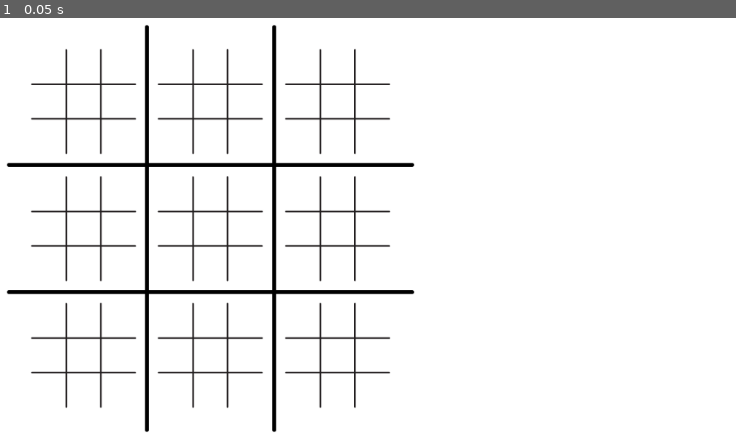
Above: before the commit, frame 1.
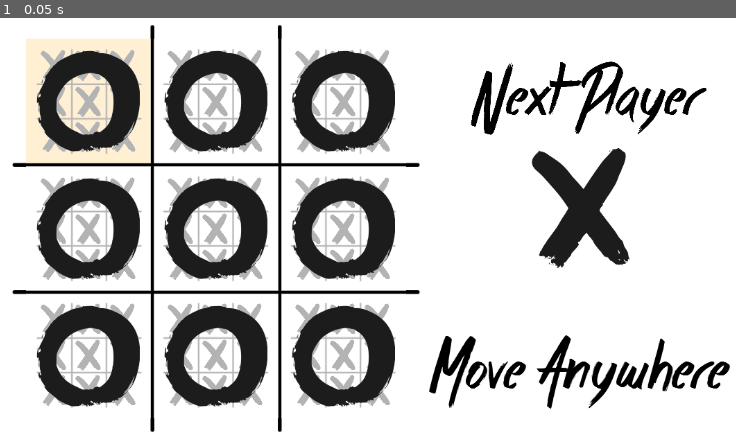
Above: after the commit, the same moment.

Repository: MadAvidCoder/Ultimate-Tic-Tac-Toe
Game: Godot game, scene res://main.tscn
The game is run twice, just before and just after one commit, with the same random seed, the same clock (stepped at 60 frames per second) and the same inputs. Before the commit the project starts from res://node_2d.tscn.
Inputs:
- Up to frame 1 (0.05 s): no input

The runs differ from the first frame. In frame 1, 33% of the frame differs, in the area x 0-100%, y 1-99%.

Commit message:
Finish Design
Finished adding all assets and designing the base for the UI.

Diff:
--- /dev/null
+++ b/main.tscn
@@ -0,0 +1,567 @@
+[gd_scene load_steps=6 format=3 uid="uid://deljyhcm5765t"]
+
+[ext_resource type="Texture2D" uid="uid://dvf4it0tgaalc" path="res://Grid.png" id="1_8bol6"]
+[ext_resource type="Texture2D" uid="uid://d3hk4ekvjbgjo" path="res://Move Anywhere.png" id="1_biwna"]
+[ext_resource type="Texture2D" uid="uid://n383v545glke" path="res://Next Player.png" id="2_gqmyl"]
+[ext_resource type="PackedScene" uid="uid://bymq1pe2orjuo" path="res://mark.tscn" id="3_sqpk3"]
+
+[sub_resource type="GDScript" id="GDScript_0eekp"]
+script/source = "extends Node2D
+
+# Called when the node enters the scene tree for the first time.
+func _ready() -> void:
+	pass # Replace with function body.
+
+
+# Called every frame. 'delta' is the elapsed time since the previous frame.
+func _process(delta: float) -> void:
+	# Autosize
+	pass
+"
+
+[node name="Node2D" type="Node2D"]
+
+[node name="Game" type="Node2D" parent="."]
+script = SubResource("GDScript_0eekp")
+
+[node name="MoveAnywhere" type="Sprite2D" parent="Game"]
+position = Vector2(899, 531)
+scale = Vector2(0.5, 0.5)
+texture = ExtResource("1_biwna")
+
+[node name="NextText" type="Sprite2D" parent="Game"]
+position = Vector2(913, 136)
+scale = Vector2(0.5, 0.5)
+texture = ExtResource("2_gqmyl")
+
+[node name="NextMark" parent="Game" instance=ExtResource("3_sqpk3")]
+position = Vector2(906, 295)
+scale = Vector2(0.5, 0.5)
+speed_scale = 0.0
+
+[node name="Indicator" type="Polygon2D" parent="Game"]
+position = Vector2(101, 50)
+color = Color(1, 0.647059, 0, 0.501961)
+polygon = PackedVector2Array(0, 0, 180, 0, 180, 180, 0, 180)
+
+[node name="Grid" type="Sprite2D" parent="Game"]
+position = Vector2(375, 324)
+scale = Vector2(0.9, 0.9)
+texture = ExtResource("1_8bol6")
+
+[node name="Marks" type="Node2D" parent="Game"]
+
+[node name="A1-A1" parent="Game/Marks" instance=ExtResource("3_sqpk3")]
+position = Vector2(142, 89)
+scale = Vector2(0.13, 0.13)
+speed_scale = 0.0
+
+[node name="A1-A2" parent="Game/Marks" instance=ExtResource("3_sqpk3")]
+position = Vector2(142, 141)
+scale = Vector2(0.13, 0.13)
+speed_scale = 0.0
+
+[node name="A1-A3" parent="Game/Marks" instance=ExtResource("3_sqpk3")]
+position = Vector2(142, 192)
+scale = Vector2(0.13, 0.13)
+speed_scale = 0.0
+
+[node name="A1-B1" parent="Game/Marks" instance=ExtResource("3_sqpk3")]
+position = Vector2(192, 89)
+scale = Vector2(0.13, 0.13)
+speed_scale = 0.0
+
+[node name="A1-B2" parent="Game/Marks" instance=ExtResource("3_sqpk3")]
+position = Vector2(192, 141)
+scale = Vector2(0.13, 0.13)
+speed_scale = 0.0
+
+[node name="A1-B3" parent="Game/Marks" instance=ExtResource("3_sqpk3")]
+position = Vector2(192, 192)
+scale = Vector2(0.13, 0.13)
+speed_scale = 0.0
+
+[node name="A1-C1" parent="Game/Marks" instance=ExtResource("3_sqpk3")]
+position = Vector2(242, 89)
+scale = Vector2(0.13, 0.13)
+speed_scale = 0.0
+
+[node name="A1-C2" parent="Game/Marks" instance=ExtResource("3_sqpk3")]
+position = Vector2(242, 141)
+scale = Vector2(0.13, 0.13)
+speed_scale = 0.0
+
+[node name="A1-C3" parent="Game/Marks" instance=ExtResource("3_sqpk3")]
+position = Vector2(242, 192)
+scale = Vector2(0.13, 0.13)
+speed_scale = 0.0
+
+[node name="B1-A1" parent="Game/Marks" instance=ExtResource("3_sqpk3")]
+position = Vector2(325, 89)
+scale = Vector2(0.13, 0.13)
+speed_scale = 0.0
+
+[node name="B1-A2" parent="Game/Marks" instance=ExtResource("3_sqpk3")]
+position = Vector2(325, 141)
+scale = Vector2(0.13, 0.13)
+speed_scale = 0.0
+
+[node name="B1-A3" parent="Game/Marks" instance=ExtResource("3_sqpk3")]
+position = Vector2(325, 192)
+scale = Vector2(0.13, 0.13)
+speed_scale = 0.0
+
+[node name="B1-B1" parent="Game/Marks" instance=ExtResource("3_sqpk3")]
+position = Vector2(375, 89)
+scale = Vector2(0.13, 0.13)
+speed_scale = 0.0
+
+[node name="B1-B2" parent="Game/Marks" instance=ExtResource("3_sqpk3")]
+position = Vector2(375, 141)
+scale = Vector2(0.13, 0.13)
+speed_scale = 0.0
+
+[node name="B1-B3" parent="Game/Marks" instance=ExtResource("3_sqpk3")]
+position = Vector2(375, 192)
+scale = Vector2(0.13, 0.13)
+speed_scale = 0.0
+
+[node name="B1-C1" parent="Game/Marks" instance=ExtResource("3_sqpk3")]
+position = Vector2(425, 89)
+scale = Vector2(0.13, 0.13)
+speed_scale = 0.0
+
+[node name="B1-C2" parent="Game/Marks" instance=ExtResource("3_sqpk3")]
+position = Vector2(425, 141)
+scale = Vector2(0.13, 0.13)
+speed_scale = 0.0
+
+[node name="B1-C3" parent="Game/Marks" instance=ExtResource("3_sqpk3")]
+position = Vector2(425, 192)
+scale = Vector2(0.13, 0.13)
+speed_scale = 0.0
+
+[node name="C1-A1" parent="Game/Marks" instance=ExtResource("3_sqpk3")]
+position = Vector2(509, 89)
+scale = Vector2(0.13, 0.13)
+speed_scale = 0.0
+
+[node name="C1-A2" parent="Game/Marks" instance=ExtResource("3_sqpk3")]
+position = Vector2(509, 141)
+scale = Vector2(0.13, 0.13)
+speed_scale = 0.0
+
+[node name="C1-A3" parent="Game/Marks" instance=ExtResource("3_sqpk3")]
+position = Vector2(509, 192)
+scale = Vector2(0.13, 0.13)
+speed_scale = 0.0
+
+[node name="C1-B1" parent="Game/Marks" instance=ExtResource("3_sqpk3")]
+position = Vector2(559, 89)
+scale = Vector2(0.13, 0.13)
+speed_scale = 0.0
+
+[node name="C1-B2" parent="Game/Marks" instance=ExtResource("3_sqpk3")]
+position = Vector2(559, 141)
+scale = Vector2(0.13, 0.13)
+speed_scale = 0.0
+
+[node name="C1-B3" parent="Game/Marks" instance=ExtResource("3_sqpk3")]
+position = Vector2(559, 192)
+scale = Vector2(0.13, 0.13)
+speed_scale = 0.0
+
+[node name="C1-C1" parent="Game/Marks" instance=ExtResource("3_sqpk3")]
+position = Vector2(609, 89)
+scale = Vector2(0.13, 0.13)
+speed_scale = 0.0
+
+[node name="C1-C2" parent="Game/Marks" instance=ExtResource("3_sqpk3")]
+position = Vector2(609, 141)
+scale = Vector2(0.13, 0.13)
+speed_scale = 0.0
+
+[node name="C1-C3" parent="Game/Marks" instance=ExtResource("3_sqpk3")]
+position = Vector2(609, 192)
+scale = Vector2(0.13, 0.13)
+speed_scale = 0.0
+
+[node name="A2-A1" parent="Game/Marks" instance=ExtResource("3_sqpk3")]
+position = Vector2(142, 273)
+scale = Vector2(0.13, 0.13)
+speed_scale = 0.0
+
+[node name="A2-A2" parent="Game/Marks" instance=ExtResource("3_sqpk3")]
+position = Vector2(142, 325)
+scale = Vector2(0.13, 0.13)
+speed_scale = 0.0
+
+[node name="A2-A3" parent="Game/Marks" instance=ExtResource("3_sqpk3")]
+position = Vector2(142, 376)
+scale = Vector2(0.13, 0.13)
+speed_scale = 0.0
+
+[node name="A2-B1" parent="Game/Marks" instance=ExtResource("3_sqpk3")]
+position = Vector2(192, 273)
+scale = Vector2(0.13, 0.13)
+speed_scale = 0.0
+
+[node name="A2-B2" parent="Game/Marks" instance=ExtResource("3_sqpk3")]
+position = Vector2(192, 325)
+scale = Vector2(0.13, 0.13)
+speed_scale = 0.0
+
+[node name="A2-B3" parent="Game/Marks" instance=ExtResource("3_sqpk3")]
+position = Vector2(192, 376)
+scale = Vector2(0.13, 0.13)
+speed_scale = 0.0
+
+[node name="A2-C1" parent="Game/Marks" instance=ExtResource("3_sqpk3")]
+position = Vector2(242, 273)
+scale = Vector2(0.13, 0.13)
+speed_scale = 0.0
+
+[node name="A2-C2" parent="Game/Marks" instance=ExtResource("3_sqpk3")]
+position = Vector2(242, 325)
+scale = Vector2(0.13, 0.13)
+speed_scale = 0.0
+
+[node name="A2-C3" parent="Game/Marks" instance=ExtResource("3_sqpk3")]
+position = Vector2(242, 376)
+scale = Vector2(0.13, 0.13)
+speed_scale = 0.0
+
+[node name="B2-A1" parent="Game/Marks" instance=ExtResource("3_sqpk3")]
+position = Vector2(325, 273)
+scale = Vector2(0.13, 0.13)
+speed_scale = 0.0
+
+[node name="B2-A2" parent="Game/Marks" instance=ExtResource("3_sqpk3")]
+position = Vector2(325, 325)
+scale = Vector2(0.13, 0.13)
+speed_scale = 0.0
+
+[node name="B2-A3" parent="Game/Marks" instance=ExtResource("3_sqpk3")]
+position = Vector2(325, 376)
+scale = Vector2(0.13, 0.13)
+speed_scale = 0.0
+
+[node name="B2-B1" parent="Game/Marks" instance=ExtResource("3_sqpk3")]
+position = Vector2(375, 273)
+scale = Vector2(0.13, 0.13)
+speed_scale = 0.0
+
+[node name="B2-B2" parent="Game/Marks" instance=ExtResource("3_sqpk3")]
+position = Vector2(375, 325)
+scale = Vector2(0.13, 0.13)
+speed_scale = 0.0
+
+[node name="B2-B3" parent="Game/Marks" instance=ExtResource("3_sqpk3")]
+position = Vector2(375, 376)
+scale = Vector2(0.13, 0.13)
+speed_scale = 0.0
+
+[node name="B2-C1" parent="Game/Marks" instance=ExtResource("3_sqpk3")]
+position = Vector2(425, 273)
+scale = Vector2(0.13, 0.13)
+speed_scale = 0.0
+
+[node name="B2-C2" parent="Game/Marks" instance=ExtResource("3_sqpk3")]
+position = Vector2(425, 325)
+scale = Vector2(0.13, 0.13)
+speed_scale = 0.0
+
+[node name="B2-C3" parent="Game/Marks" instance=ExtResource("3_sqpk3")]
+position = Vector2(425, 376)
+scale = Vector2(0.13, 0.13)
+speed_scale = 0.0
+
+[node name="C2-A1" parent="Game/Marks" instance=ExtResource("3_sqpk3")]
+position = Vector2(509, 273)
+scale = Vector2(0.13, 0.13)
+speed_scale = 0.0
+
+[node name="C2-A2" parent="Game/Marks" instance=ExtResource("3_sqpk3")]
+position = Vector2(509, 325)
+scale = Vector2(0.13, 0.13)
+speed_scale = 0.0
+
+[node name="C2-A3" parent="Game/Marks" instance=ExtResource("3_sqpk3")]
+position = Vector2(509, 376)
+scale = Vector2(0.13, 0.13)
+speed_scale = 0.0
+
+[node name="C2-B1" parent="Game/Marks" instance=ExtResource("3_sqpk3")]
+position = Vector2(559, 273)
+scale = Vector2(0.13, 0.13)
+speed_scale = 0.0
+
+[node name="C2-B2" parent="Game/Marks" instance=ExtResource("3_sqpk3")]
+position = Vector2(559, 325)
+scale = Vector2(0.13, 0.13)
+speed_scale = 0.0
+
+[node name="C2-B3" parent="Game/Marks" instance=ExtResource("3_sqpk3")]
+position = Vector2(559, 376)
+scale = Vector2(0.13, 0.13)
+speed_scale = 0.0
+
+[node name="C2-C1" parent="Game/Marks" instance=ExtResource("3_sqpk3")]
+position = Vector2(609, 273)
+scale = Vector2(0.13, 0.13)
+speed_scale = 0.0
+
+[node name="C2-C2" parent="Game/Marks" instance=ExtResource("3_sqpk3")]
+position = Vector2(609, 325)
+scale = Vector2(0.13, 0.13)
+speed_scale = 0.0
+
+[node name="C2-C3" parent="Game/Marks" instance=ExtResource("3_sqpk3")]
+position = Vector2(609, 376)
+scale = Vector2(0.13, 0.13)
+speed_scale = 0.0
+
+[node name="A3-A1" parent="Game/Marks" instance=ExtResource("3_sqpk3")]
+position = Vector2(142, 455)
+scale = Vector2(0.13, 0.13)
+speed_scale = 0.0
+
+[node name="A3-A2" parent="Game/Marks" instance=ExtResource("3_sqpk3")]
+position = Vector2(142, 507)
+scale = Vector2(0.13, 0.13)
+speed_scale = 0.0
+
+[node name="A3-A3" parent="Game/Marks" instance=ExtResource("3_sqpk3")]
+position = Vector2(142, 558)
+scale = Vector2(0.13, 0.13)
+speed_scale = 0.0
+
+[node name="A3-B1" parent="Game/Marks" instance=ExtResource("3_sqpk3")]
+position = Vector2(192, 455)
+scale = Vector2(0.13, 0.13)
+speed_scale = 0.0
+
+[node name="A3-B2" parent="Game/Marks" instance=ExtResource("3_sqpk3")]
+position = Vector2(192, 507)
+scale = Vector2(0.13, 0.13)
+speed_scale = 0.0
+
+[node name="A3-B3" parent="Game/Marks" instance=ExtResource("3_sqpk3")]
+position = Vector2(192, 558)
+scale = Vector2(0.13, 0.13)
+speed_scale = 0.0
+
+[node name="A3-C1" parent="Game/Marks" instance=ExtResource("3_sqpk3")]
+position = Vector2(242, 455)
+scale = Vector2(0.13, 0.13)
+speed_scale = 0.0
+
+[node name="A3-C2" parent="Game/Marks" instance=ExtResource("3_sqpk3")]
+position = Vector2(242, 507)
+scale = Vector2(0.13, 0.13)
+speed_scale = 0.0
+
+[node name="A3-C3" parent="Game/Marks" instance=ExtResource("3_sqpk3")]
+position = Vector2(242, 558)
+scale = Vector2(0.13, 0.13)
+speed_scale = 0.0
+
+[node name="B3-A1" parent="Game/Marks" instance=ExtResource("3_sqpk3")]
+position = Vector2(325, 455)
+scale = Vector2(0.13, 0.13)
+speed_scale = 0.0
+
+[node name="B3-A2" parent="Game/Marks" instance=ExtResource("3_sqpk3")]
+position = Vector2(325, 507)
+scale = Vector2(0.13, 0.13)
+speed_scale = 0.0
+
+[node name="B3-A3" parent="Game/Marks" instance=ExtResource("3_sqpk3")]
+position = Vector2(325, 558)
+scale = Vector2(0.13, 0.13)
+speed_scale = 0.0
+
+[node name="B3-B1" parent="Game/Marks" instance=ExtResource("3_sqpk3")]
+position = Vector2(375, 455)
+scale = Vector2(0.13, 0.13)
+speed_scale = 0.0
+
+[node name="B3-B2" parent="Game/Marks" instance=ExtResource("3_sqpk3")]
+position = Vector2(375, 507)
+scale = Vector2(0.13, 0.13)
+speed_scale = 0.0
+
+[node name="B3-B3" parent="Game/Marks" instance=ExtResource("3_sqpk3")]
+position = Vector2(375, 558)
+scale = Vector2(0.13, 0.13)
+speed_scale = 0.0
+
+[node name="B3-C1" parent="Game/Marks" instance=ExtResource("3_sqpk3")]
+position = Vector2(425, 455)
+scale = Vector2(0.13, 0.13)
+speed_scale = 0.0
+
+[node name="B3-C2" parent="Game/Marks" instance=ExtResource("3_sqpk3")]
+position = Vector2(425, 507)
+scale = Vector2(0.13, 0.13)
+speed_scale = 0.0
+
+[node name="B3-C3" parent="Game/Marks" instance=ExtResource("3_sqpk3")]
+position = Vector2(425, 558)
+scale = Vector2(0.13, 0.13)
+speed_scale = 0.0
+
+[node name="C3-A1" parent="Game/Marks" instance=ExtResource("3_sqpk3")]
+position = Vector2(509, 455)
+scale = Vector2(0.13, 0.13)
+speed_scale = 0.0
+
+[node name="C3-A2" parent="Game/Marks" instance=ExtResource("3_sqpk3")]
+position = Vector2(509, 507)
+scale = Vector2(0.13, 0.13)
+speed_scale = 0.0
+
+[node name="C3-A3" parent="Game/Marks" instance=ExtResource("3_sqpk3")]
+position = Vector2(509, 558)
+scale = Vector2(0.13, 0.13)
+speed_scale = 0.0
+
+[node name="C3-B1" parent="Game/Marks" instance=ExtResource("3_sqpk3")]
+position = Vector2(559, 455)
+scale = Vector2(0.13, 0.13)
+speed_scale = 0.0
+
+[node name="C3-B2" parent="Game/Marks" instance=ExtResource("3_sqpk3")]
+position = Vector2(559, 507)
+scale = Vector2(0.13, 0.13)
+speed_scale = 0.0
+
+[node name="C3-B3" parent="Game/Marks" instance=ExtResource("3_sqpk3")]
+position = Vector2(559, 558)
+scale = Vector2(0.13, 0.13)
+speed_scale = 0.0
+
+[node name="C3-C1" parent="Game/Marks" instance=ExtResource("3_sqpk3")]
+position = Vector2(609, 455)
+scale = Vector2(0.13, 0.13)
+speed_scale = 0.0
+
+[node name="C3-C2" parent="Game/Marks" instance=ExtResource("3_sqpk3")]
+position = Vector2(609, 507)
+scale = Vector2(0.13, 0.13)
+speed_scale = 0.0
+
+[node name="C3-C3" parent="Game/Marks" instance=ExtResource("3_sqpk3")]
+position = Vector2(609, 558)
+scale = Vector2(0.13, 0.13)
+speed_scale = 0.0
+
+[node name="BigMarks" type="Node2D" parent="Game"]
+
+[node name="A1" type="Node2D" parent="Game/BigMarks"]
+position = Vector2(191, 140)
+
+[node name="Fade" type="Polygon2D" parent="Game/BigMarks/A1"]
+position = Vector2(-90, -90)
+color = Color(1, 1, 1, 0.666667)
+polygon = PackedVector2Array(0, 0, 180, 0, 180, 180, 0, 180)
+
+[node name="Sprite" parent="Game/BigMarks/A1" instance=ExtResource("3_sqpk3")]
+scale = Vector2(0.5, 0.5)
+frame = 1
+
+[node name="A2" type="Node2D" parent="Game/BigMarks"]
+position = Vector2(191, 324)
+
+[node name="Fade" type="Polygon2D" parent="Game/BigMarks/A2"]
+position = Vector2(-90, -90)
+color = Color(1, 1, 1, 0.666667)
+polygon = PackedVector2Array(0, 0, 180, 0, 180, 180, 0, 180)
+
+[node name="Sprite" parent="Game/BigMarks/A2" instance=ExtResource("3_sqpk3")]
+scale = Vector2(0.5, 0.5)
+frame = 1
+
+[node name="A3" type="Node2D" parent="Game/BigMarks"]
+position = Vector2(191, 508)
+
+[node name="Fade" type="Polygon2D" parent="Game/BigMarks/A3"]
+position = Vector2(-90, -90)
+color = Color(1, 1, 1, 0.666667)
+polygon = PackedVector2Array(0, 0, 180, 0, 180, 180, 0, 180)
+
+[node name="Sprite" parent="Game/BigMarks/A3" instance=ExtResource("3_sqpk3")]
+scale = Vector2(0.5, 0.5)
+frame = 1
+
+[node name="B1" type="Node2D" parent="Game/BigMarks"]
+position = Vector2(375, 140)
+
+[node name="Fade" type="Polygon2D" parent="Game/BigMarks/B1"]
+position = Vector2(-90, -90)
+color = Color(1, 1, 1, 0.666667)
+polygon = PackedVector2Array(0, 0, 180, 0, 180, 180, 0, 180)
+
+[node name="Sprite" parent="Game/BigMarks/B1" instance=ExtResource("3_sqpk3")]
+scale = Vector2(0.5, 0.5)
+frame = 1
+
+[node name="B2" type="Node2D" parent="Game/BigMarks"]
+position = Vector2(375, 324)
+
+[node name="Fade" type="Polygon2D" parent="Game/BigMarks/B2"]
+position = Vector2(-90, -90)
+color = Color(1, 1, 1, 0.666667)
+polygon = PackedVector2Array(0, 0, 180, 0, 180, 180, 0, 180)
+
+[node name="Sprite" parent="Game/BigMarks/B2" instance=ExtResource("3_sqpk3")]
+scale = Vector2(0.5, 0.5)
+frame = 1
+
+[node name="B3" type="Node2D" parent="Game/BigMarks"]
+position = Vector2(375, 508)
+
+[node name="Fade" type="Polygon2D" parent="Game/BigMarks/B3"]
+position = Vector2(-90, -90)
+color = Color(1, 1, 1, 0.666667)
+polygon = PackedVector2Array(0, 0, 180, 0, 180, 180, 0, 180)
+
+[node name="Sprite" parent="Game/BigMarks/B3" instance=ExtResource("3_sqpk3")]
+scale = Vector2(0.5, 0.5)
+frame = 1
+
+[node name="C1" type="Node2D" parent="Game/BigMarks"]
+position = Vector2(559, 140)
+
+[node name="Fade" type="Polygon2D" parent="Game/BigMarks/C1"]
+position = Vector2(-90, -90)
+color = Color(1, 1, 1, 0.666667)
+polygon = PackedVector2Array(0, 0, 180, 0, 180, 180, 0, 180)
+
+[node name="Sprite" parent="Game/BigMarks/C1" instance=ExtResource("3_sqpk3")]
+scale = Vector2(0.5, 0.5)
+frame = 1
+
+[node name="C2" type="Node2D" parent="Game/BigMarks"]
+position = Vector2(559, 324)
+
+[node name="Fade" type="Polygon2D" parent="Game/BigMarks/C2"]
+position = Vector2(-90, -90)
+color = Color(1, 1, 1, 0.666667)
+polygon = PackedVector2Array(0, 0, 180, 0, 180, 180, 0, 180)
+
+[node name="Sprite" parent="Game/BigMarks/C2" instance=ExtResource("3_sqpk3")]
+scale = Vector2(0.5, 0.5)
+frame = 1
+
+[node name="C3" type="Node2D" parent="Game/BigMarks"]
+position = Vector2(559, 508)
+
+[node name="Fade" type="Polygon2D" parent="Game/BigMarks/C3"]
+position = Vector2(-90, -90)
+color = Color(1, 1, 1, 0.666667)
+polygon = PackedVector2Array(0, 0, 180, 0, 180, 180, 0, 180)
+
+[node name="Sprite" parent="Game/BigMarks/C3" instance=ExtResource("3_sqpk3")]
+scale = Vector2(0.5, 0.5)
+frame = 1
--- /dev/null
+++ b/mark.tscn
@@ -0,0 +1,21 @@
+[gd_scene load_steps=4 format=3 uid="uid://bymq1pe2orjuo"]
+
+[ext_resource type="Texture2D" uid="uid://dq1luciir7nq" path="res://X.png" id="1_fb8gb"]
+[ext_resource type="Texture2D" uid="uid://bqc5atyiocl0n" path="res://O.png" id="2_23thj"]
+
+[sub_resource type="SpriteFrames" id="SpriteFrames_tgmjp"]
+animations = [{
+"frames": [{
+"duration": 1.0,
+"texture": ExtResource("1_fb8gb")
+}, {
+"duration": 1.0,
+"texture": ExtResource("2_23thj")
+}],
+"loop": true,
+"name": &"default",
+"speed": 5.0
+}]
+
+[node name="AnimatedSprite2D" type="AnimatedSprite2D"]
+sprite_frames = SubResource("SpriteFrames_tgmjp")
--- a/node_2d.tscn
+++ /dev/null
@@ -1,10 +0,0 @@
-[gd_scene load_steps=2 format=3 uid="uid://deljyhcm5765t"]
-
-[ext_resource type="Texture2D" uid="uid://dvf4it0tgaalc" path="res://Grid.png" id="1_upqmc"]
-
-[node name="Node2D" type="Node2D"]
-
-[node name="Grid" type="Sprite2D" parent="."]
-position = Vector2(367, 324)
-scale = Vector2(0.9, 0.9)
-texture = ExtResource("1_upqmc")
--- a/project.godot
+++ b/project.godot
@@ -11,7 +11,7 @@
 [application]
 
 config/name="Ultimate Tic-Tac-Toe"
-run/main_scene="res://node_2d.tscn"
+run/main_scene="res://main.tscn"
 config/features=PackedStringArray("4.3", "GL Compatibility")
 config/icon="res://icon.svg"
 
Binary file added: Move Anywhere.png
Not shown, added: Move Anywhere.png.import
Binary file added: Next Player.png
Not shown, added: Next Player.png.import
Binary file added: Scores.png
Not shown, added: Scores.png.import
